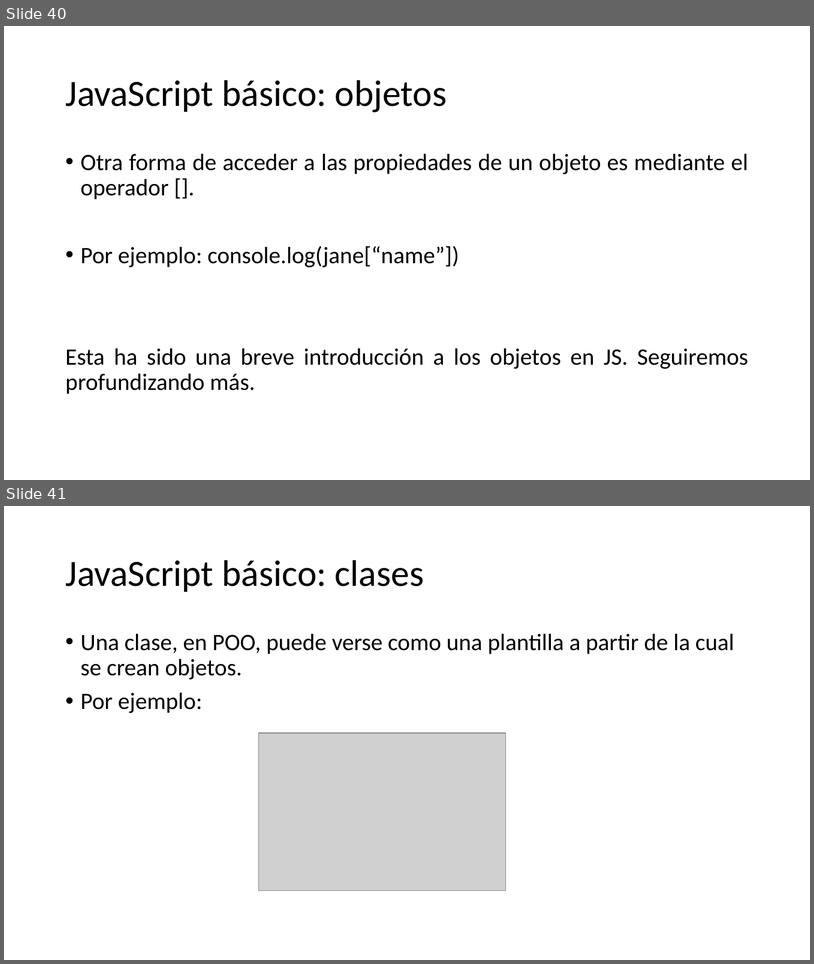
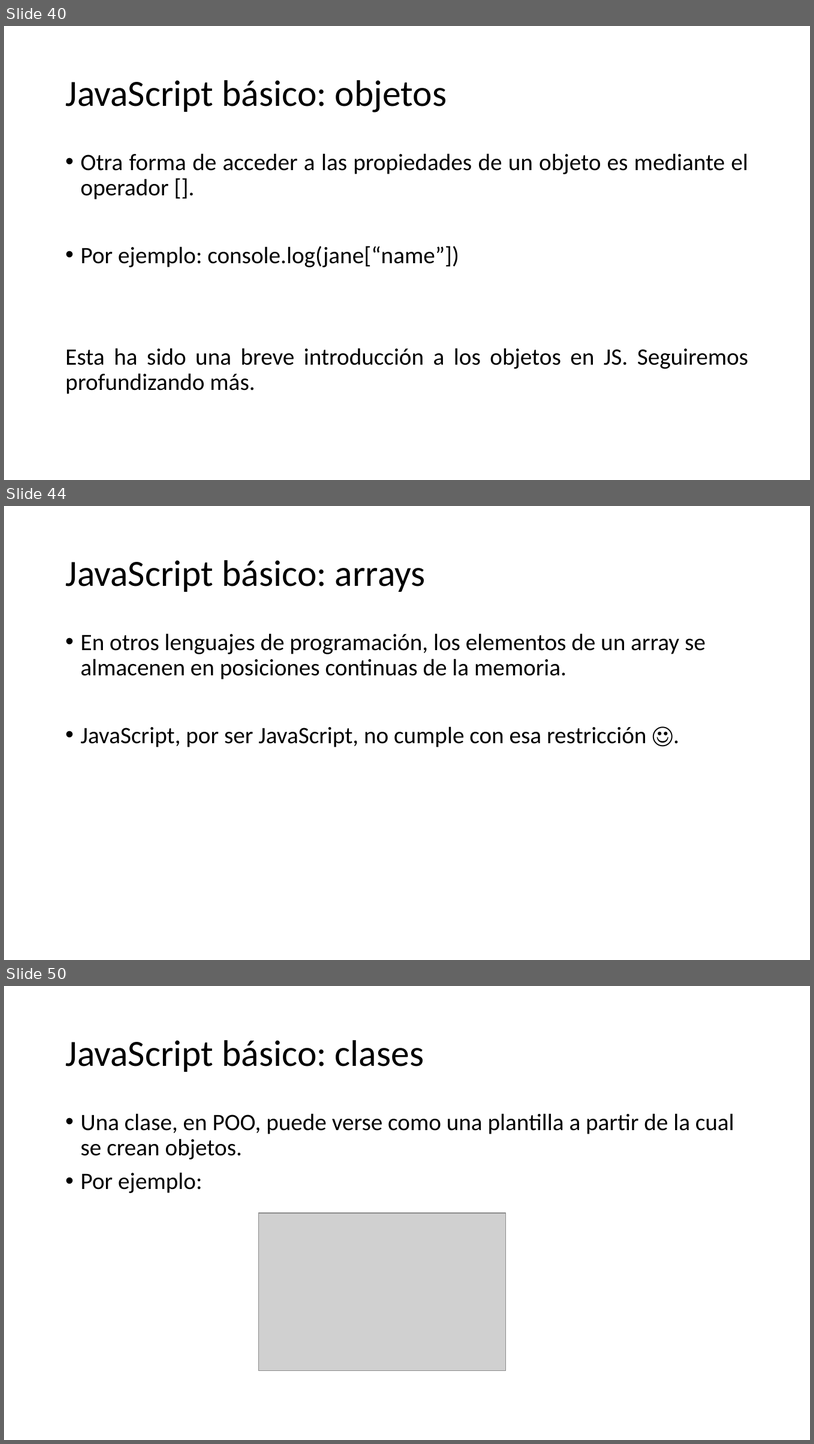
Before and after one commit to SarutobiKonohamaru/js_full_course, a slide deck: Presentacion.pptx. Shown one above the other, each under a label of ours: slides 40 and 41 before the commit, slides 40, 44 and 50 after it; the slides between them are not shown. The pictures are 814x964 and 814x1444 pixels, drawn with LibreOffice and Linux fonts; fonts in the diff are those of the drawing; grey boxes stand for pictures. Boxes give left, top, right and bottom in pixels: in the first picture for what was removed or moved away, otherwise in the second. Text is boxed around its words. In the diff, an @@ line names an element or a change of style, - is before the commit and + after.

Commit message:
Add arrays section

```diff
--- a/Presentacion.pptx
+++ b/Presentacion.pptx
@@ slide 44 added at [4, 506, 810, 960], background #FFFFFF @@
@@ title added at [65, 560, 426, 592], 44 pt, text #000000 @@
+JavaScript básico: arrays
@@ text added at [81, 633, 706, 747], 28 pt, text #000000 @@
+• En otros lenguajes de programación, los elementos de un array se almacenen en posiciones continuas de la memoria.
+• JavaScript, por ser JavaScript, no cumple con esa restricción ☺.
@@ what was slide 41 is now slide 50 @@
```
Also in this commit, not shown: 9 other slides added.
